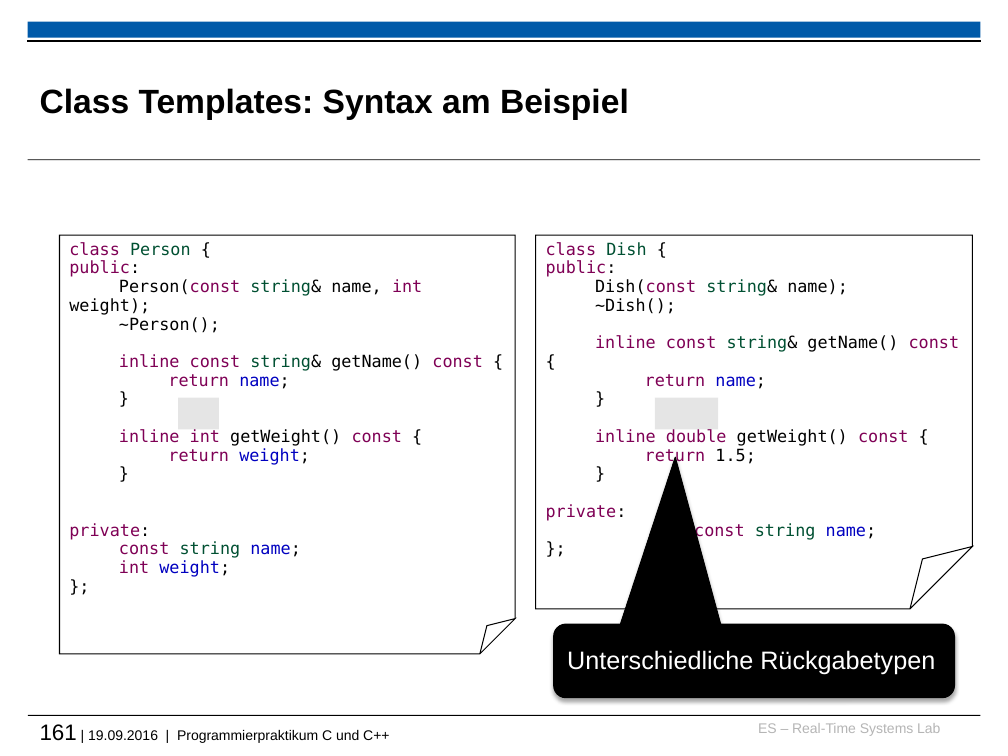
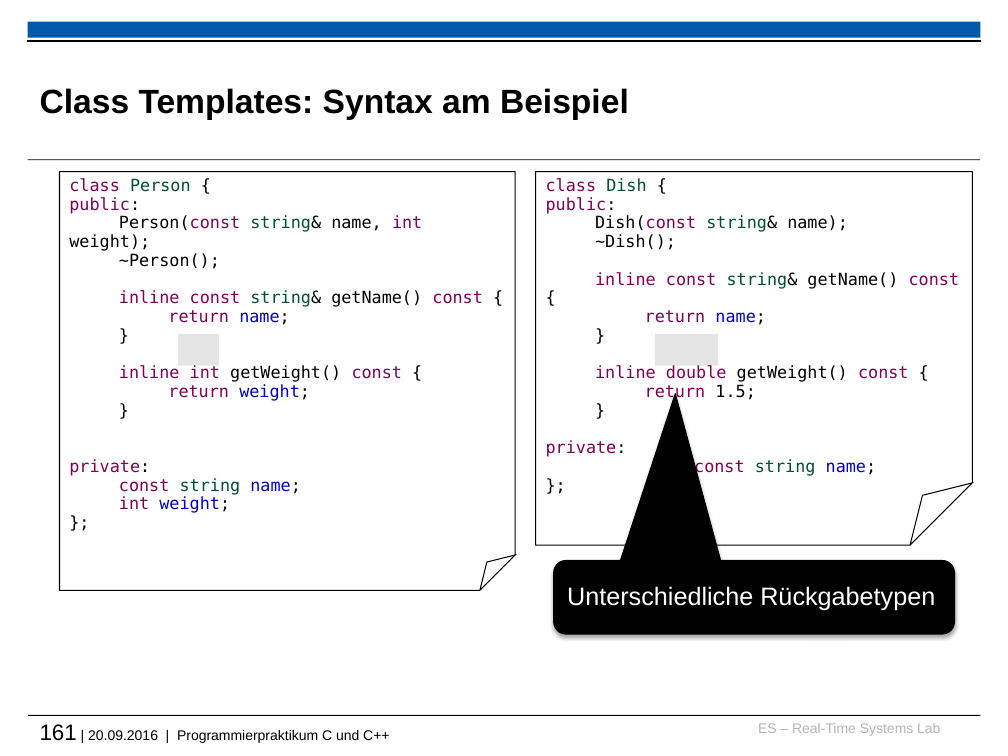
Before and after one commit to h82k/tud-cppp, a slide deck: slide 161 of cppp_lecture.pptx. Drawn at 1008x756 pixels with LibreOffice and Linux fonts; fonts in the diff are those of the drawing; background and template pictures are left out. Boxes give left, top, right and bottom in pixels: in the first picture for what was removed or moved away, otherwise in the second. Text is boxed around its words. In the diff, an @@ line names an element or a change of style, - is before the commit and + after.

```diff
--- a/cppp_lecture.pptx
+++ b/cppp_lecture.pptx
@@ 2 folded corners, 2 rectangles, 1 rounded speech box: place and size @@
-2 folded corners, 2 rectangles, 1 rounded speech box at (59,235,972,698)
+2 folded corners, 2 rectangles, 1 rounded speech box at (59,171,972,634)
@@ text at (40,724,389,743): text changed @@
-161 | 19.09.2016 | Programmierpraktikum C und C++
+161 | 20.09.2016 | Programmierpraktikum C und C++
```
Also in this commit, not shown: 5 other slides changed, 3 other files.
